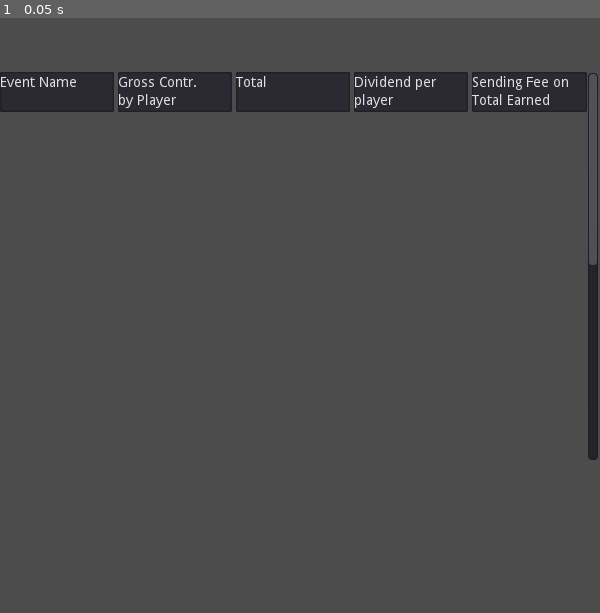
Above: before the commit, frame 1.
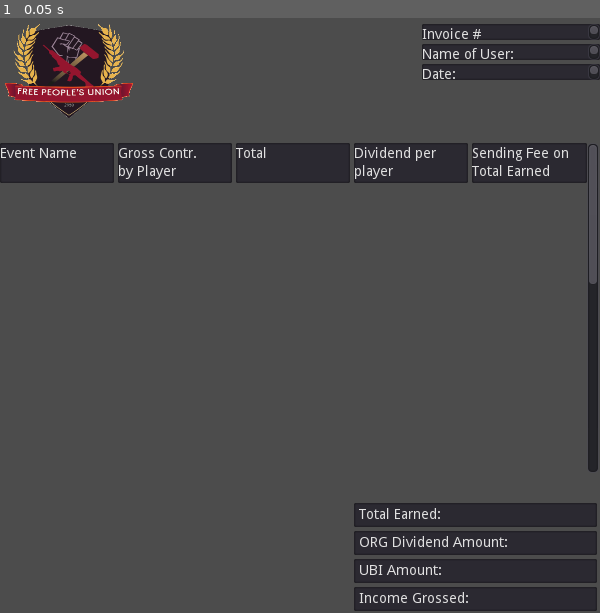
Above: after the commit, the same moment.

Repository: IndustrialDonut/FPU-DB-Project
Game: Godot game, scene res://tableview.tscn
The game is run twice, just before and just after one commit, with the same random seed, the same clock (stepped at 60 frames per second) and the same inputs. This scene is started directly instead of the project's main scene.
Inputs:
- Up to frame 1 (0.05 s): no input

The runs differ from the first frame. In frame 1, 22% of the frame differs, in the area x 0-100%, y 1-100%.

Commit message:
Payday Reciept- WIP

Diff:
--- /dev/null
+++ b/Client/Payday Reciept.tscn
@@ -0,0 +1,144 @@
+[gd_scene format=2]
+
+[node name="Control" type="Control"]
+anchor_right = 1.0
+anchor_bottom = 1.0
+margin_left = -2.0
+margin_top = -1.0
+margin_right = -2.0
+margin_bottom = -1.0
+__meta__ = {
+"_edit_use_anchors_": false
+}
+
+[node name="VBoxContainer" type="VBoxContainer" parent="."]
+margin_left = 441.0
+margin_top = 5.0
+margin_right = 604.0
+margin_bottom = 79.0
+__meta__ = {
+"_edit_use_anchors_": false
+}
+
+[node name="Label" type="Label" parent="VBoxContainer"]
+margin_right = 163.0
+margin_bottom = 14.0
+text = "Invoice"
+
+[node name="Label2" type="Label" parent="VBoxContainer"]
+margin_top = 18.0
+margin_right = 163.0
+margin_bottom = 32.0
+text = "Date:"
+
+[node name="Label3" type="Label" parent="VBoxContainer"]
+margin_top = 36.0
+margin_right = 163.0
+margin_bottom = 50.0
+text = "Invoice#"
+
+[node name="GridContainer" type="GridContainer" parent="."]
+anchor_left = 0.00166667
+anchor_right = 0.00166667
+margin_left = 2.00002
+margin_top = 82.0
+margin_right = 592.0
+margin_bottom = 384.0
+__meta__ = {
+"_edit_use_anchors_": false
+}
+
+[node name="Label" type="Label" parent="GridContainer"]
+margin_right = 105.0
+margin_bottom = 14.0
+text = "Attendee Name:"
+
+[node name="Label2" type="Label" parent="GridContainer/Label"]
+margin_left = 2.0
+margin_top = 25.0
+margin_right = 122.0
+margin_bottom = 43.0
+text = "Events Completed:"
+__meta__ = {
+"_edit_use_anchors_": false
+}
+
+[node name="Label3" type="Label" parent="GridContainer/Label"]
+margin_left = 3.8147e-06
+margin_top = 73.0
+margin_right = 200.0
+margin_bottom = 91.0
+text = "UEC Earned Total At All Events:"
+__meta__ = {
+"_edit_use_anchors_": false
+}
+
+[node name="Label5" type="Label" parent="GridContainer/Label"]
+margin_left = -0.999996
+margin_top = 49.0
+margin_right = 146.0
+margin_bottom = 68.0
+text = "Total Hours Completed"
+__meta__ = {
+"_edit_use_anchors_": false
+}
+
+[node name="Label6" type="Label" parent="GridContainer/Label"]
+margin_left = 3.0
+margin_top = 390.0
+margin_right = 277.0
+margin_bottom = 409.0
+text = "Department of Defence Hours Completed: "
+__meta__ = {
+"_edit_use_anchors_": false
+}
+
+[node name="Label7" type="Label" parent="GridContainer/Label"]
+margin_left = 2.0
+margin_top = 413.0
+margin_right = 295.0
+margin_bottom = 432.0
+text = "Department of Intelligence Hours Completed:"
+__meta__ = {
+"_edit_use_anchors_": false
+}
+
+[node name="Label8" type="Label" parent="GridContainer/Label"]
+margin_left = 3.0
+margin_top = 432.0
+margin_right = 277.0
+margin_bottom = 451.0
+text = "Department of Industry Hours Completed: "
+__meta__ = {
+"_edit_use_anchors_": false
+}
+
+[node name="Label9" type="Label" parent="GridContainer/Label"]
+margin_left = 5.0
+margin_top = 456.0
+margin_right = 278.0
+margin_bottom = 475.0
+text = "Department of Logistics Hours Completed:"
+__meta__ = {
+"_edit_use_anchors_": false
+}
+
+[node name="Label10" type="Label" parent="GridContainer/Label"]
+margin_left = 6.0
+margin_top = 477.0
+margin_right = 272.0
+margin_bottom = 496.0
+text = "Department of Finance Hours Completed:"
+__meta__ = {
+"_edit_use_anchors_": false
+}
+
+[node name="Label4" type="Label" parent="GridContainer/Label"]
+margin_left = 3.00001
+margin_top = 102.0
+margin_right = 123.0
+margin_bottom = 120.0
+text = "UEC To Hour Ratio:"
+__meta__ = {
+"_edit_use_anchors_": false
+}
--- a/Client/tableview.tscn
+++ b/Client/tableview.tscn
@@ -1,6 +1,7 @@
-[gd_scene load_steps=2 format=2]
+[gd_scene load_steps=3 format=2]
 
 [ext_resource path="res://PayslipRecord.tscn" type="PackedScene" id=1]
+[ext_resource path="res://FreePeoplesUnion Logo.png" type="Texture" id=2]
 
 [node name="Control" type="Control"]
 anchor_right = 1.0
@@ -10,9 +11,11 @@
 }
 
 [node name="ScrollContainer" type="ScrollContainer" parent="."]
-margin_top = 59.0703
-margin_right = 599.0
-margin_bottom = 448.07
+anchor_right = 0.998
+anchor_bottom = 1.0
+margin_top = 130.0
+margin_right = 0.200012
+margin_bottom = -140.0
 __meta__ = {
 "_edit_use_anchors_": false
 }
@@ -30,3 +33,83 @@
 margin_bottom = 40.0
 rect_min_size = Vector2( 0, 40 )
 size_flags_vertical = 1
+
+[node name="VBoxContainer" type="VBoxContainer" parent="."]
+anchor_left = 0.703
+anchor_right = 1.0
+anchor_bottom = 0.183
+margin_left = 0.199982
+margin_top = 11.0
+margin_bottom = 0.199989
+__meta__ = {
+"_edit_use_anchors_": false
+}
+
+[node name="TextEdit" type="TextEdit" parent="VBoxContainer"]
+margin_right = 178.0
+margin_bottom = 16.0
+rect_min_size = Vector2( 17, 16 )
+text = "Invoice #"
+
+[node name="TextEdit2" type="TextEdit" parent="VBoxContainer"]
+margin_top = 20.0
+margin_right = 178.0
+margin_bottom = 36.0
+rect_min_size = Vector2( 17, 16 )
+text = "Name of User:"
+
+[node name="TextEdit3" type="TextEdit" parent="VBoxContainer"]
+margin_top = 40.0
+margin_right = 178.0
+margin_bottom = 56.0
+rect_min_size = Vector2( 17, 16 )
+text = "Date: "
+
+[node name="TextureRect" type="TextureRect" parent="."]
+anchor_right = 0.046
+anchor_bottom = 0.035
+margin_left = 1.41422
+margin_top = 9.8995
+margin_right = 109.814
+margin_bottom = 85.8995
+texture = ExtResource( 2 )
+expand = true
+__meta__ = {
+"_edit_use_anchors_": false
+}
+
+[node name="VBoxContainer2" type="VBoxContainer" parent="."]
+anchor_left = 0.59
+anchor_top = 0.776
+anchor_right = 0.995
+anchor_bottom = 0.997
+margin_left = -3.05176e-05
+margin_top = 24.4
+margin_right = -6.10352e-05
+margin_bottom = -4.20001
+__meta__ = {
+"_edit_use_anchors_": false
+}
+
+[node name="LineEdit" type="LineEdit" parent="VBoxContainer2"]
+margin_right = 243.0
+margin_bottom = 24.0
+text = "Total Earned:"
+
+[node name="LineEdit2" type="LineEdit" parent="VBoxContainer2"]
+margin_top = 28.0
+margin_right = 243.0
+margin_bottom = 52.0
+text = "ORG Dividend Amount:"
+
+[node name="LineEdit3" type="LineEdit" parent="VBoxContainer2"]
+margin_top = 56.0
+margin_right = 243.0
+margin_bottom = 80.0
+text = "UBI Amount:"
+
+[node name="LineEdit4" type="LineEdit" parent="VBoxContainer2"]
+margin_top = 84.0
+margin_right = 243.0
+margin_bottom = 108.0
+text = "Income Grossed: "
